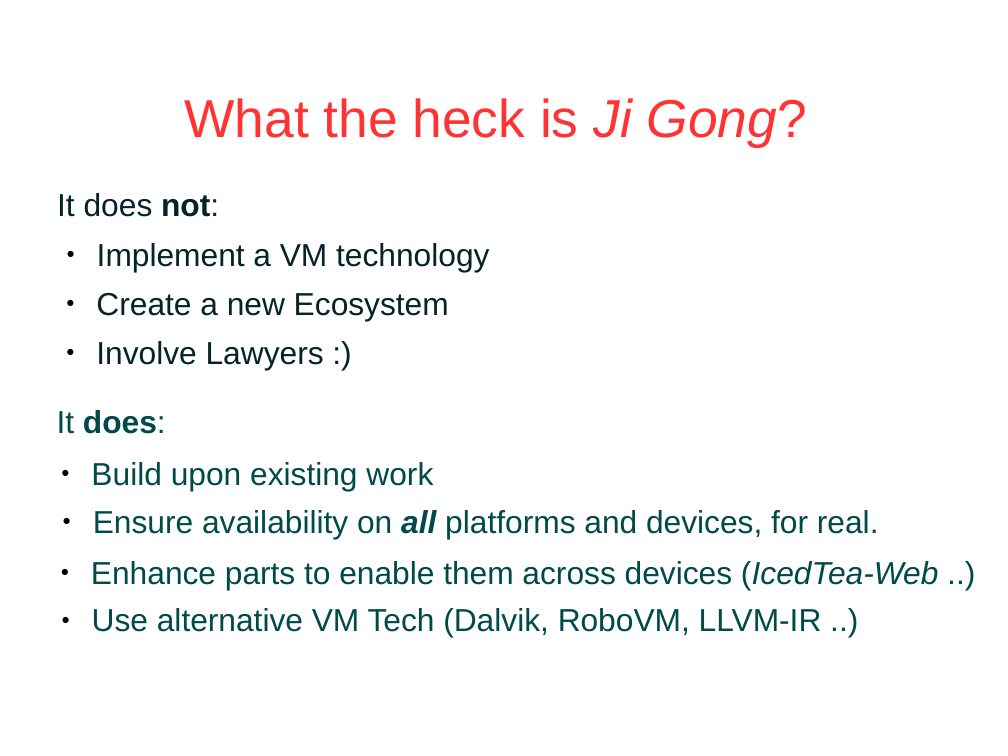
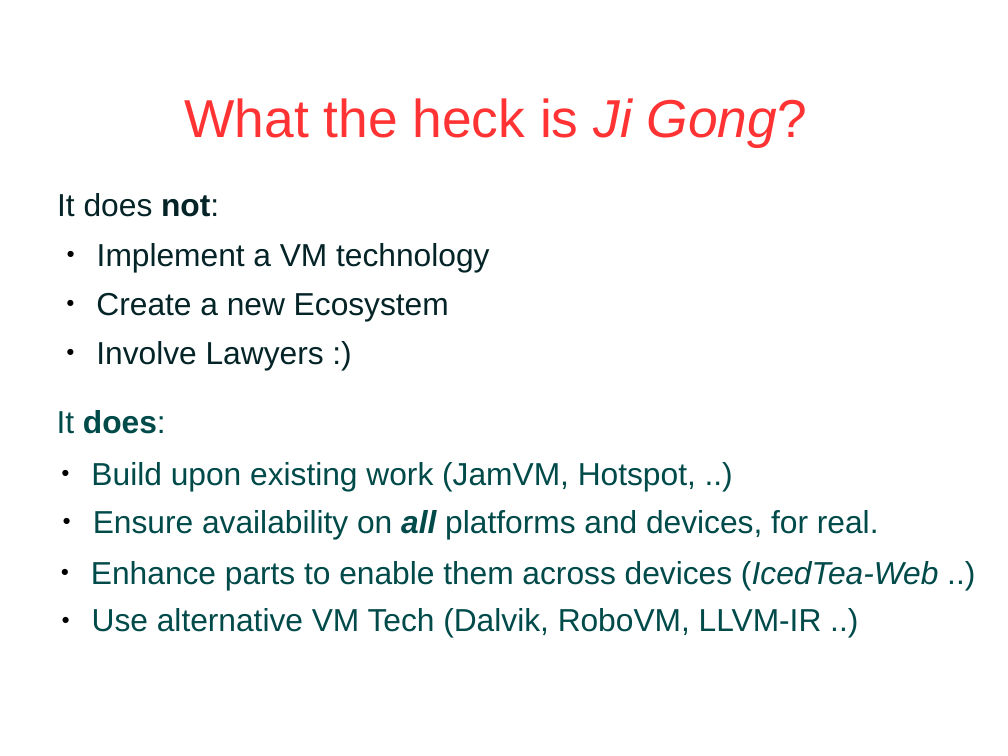
Before and after one commit to JogAmp/jogamp.org, a slide deck: slide 6 of doc/fosdem2014/jogamp-Fosdem2014.odp. Drawn at 1008x756 pixels with LibreOffice and Linux fonts; fonts in the diff are those of the drawing; background and template pictures are left out. Boxes give left, top, right and bottom in pixels: in the first picture for what was removed or moved away, otherwise in the second. Text is boxed around its words. In the diff, an @@ line names an element or a change of style, - is before the commit and + after.

```diff
--- a/doc/fosdem2014/jogamp-Fosdem2014.odp
+++ b/doc/fosdem2014/jogamp-Fosdem2014.odp
@@ text at [91, 462, 696, 490]: text changed @@
-● Build upon existing work
+● Build upon existing work (JamVM, Hotspot, ..)
```
Also in this commit, not shown: 3 other slides changed, 4 slides added, 1 other file.
